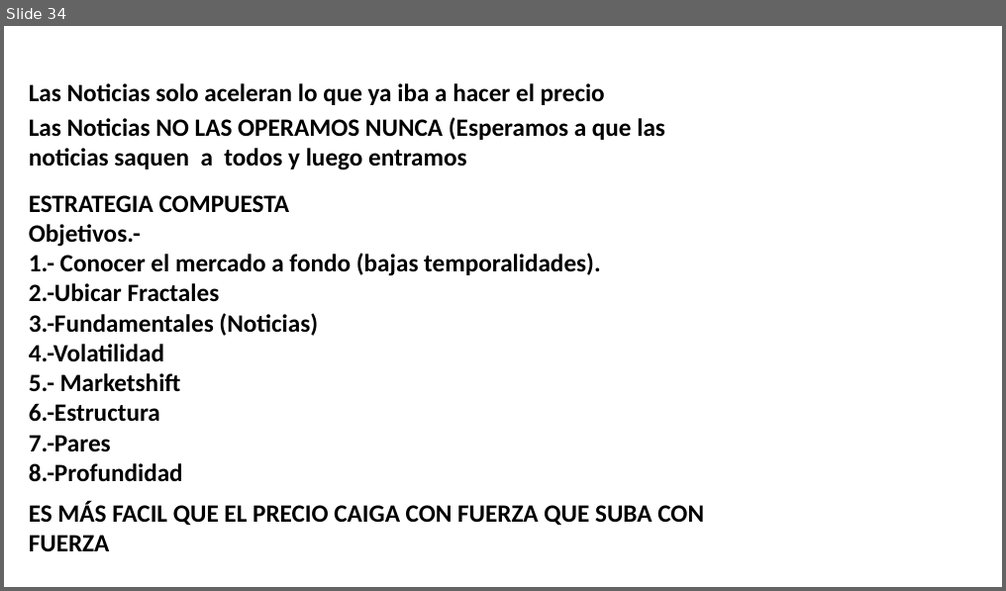
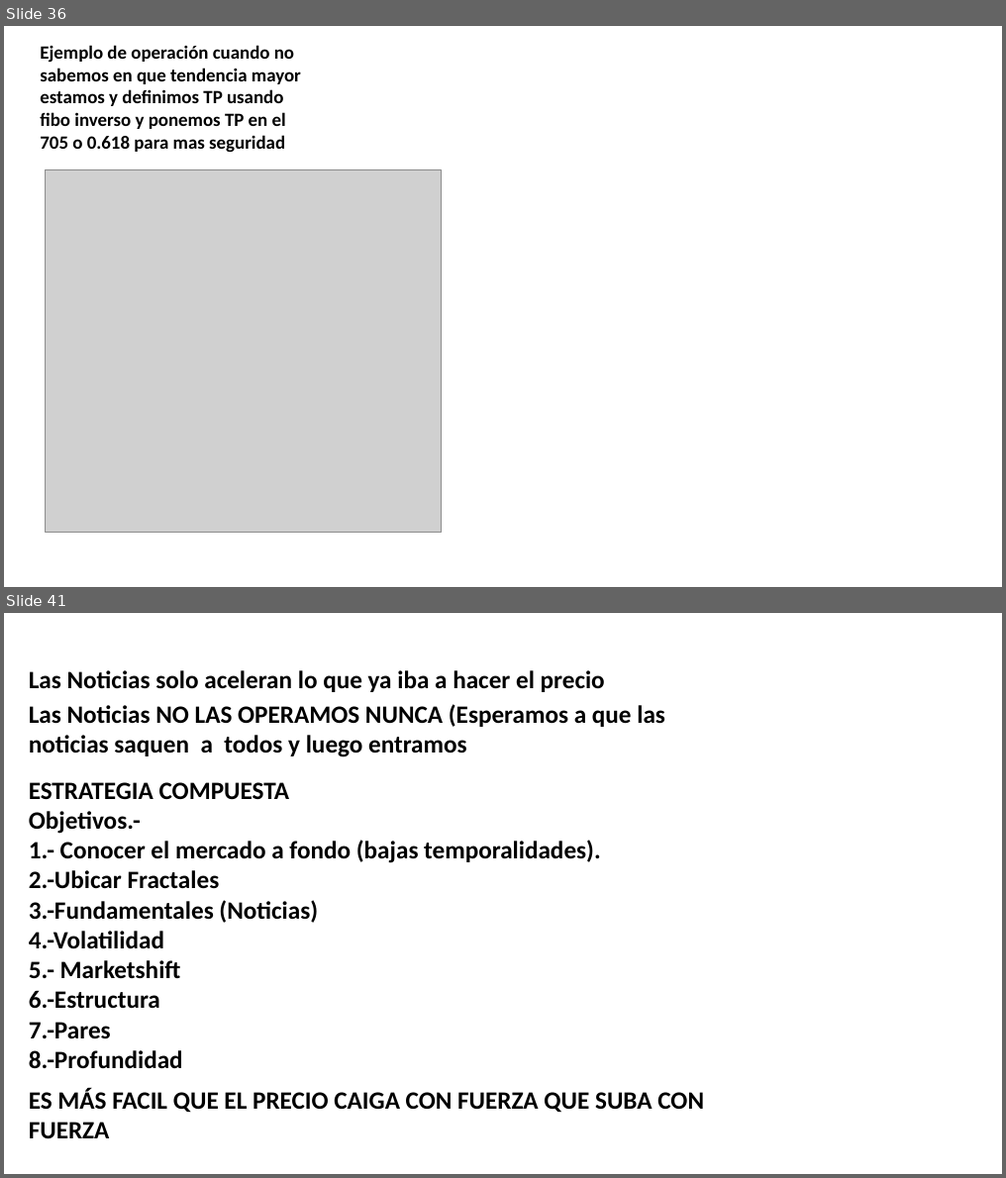
Before and after one commit to Edd1eware/Yields_Academy, a slide deck: Manual_YIELDS_ACADEMY.pptx. Shown one above the other, each under a label of ours: slide 34 before the commit, slides 36 and 41 after it; the slides between them are not shown. The pictures are 1006x591 and 1006x1178 pixels, drawn with LibreOffice and Linux fonts; fonts in the diff are those of the drawing; grey boxes stand for pictures. Boxes give left, top, right and bottom in pixels: in the first picture for what was removed or moved away, otherwise in the second. Text is boxed around its words. In the diff, an @@ line names an element or a change of style, - is before the commit and + after.

Commit message:
fibonacci ejemplos

```diff
--- a/Manual_YIELDS_ACADEMY.pptx
+++ b/Manual_YIELDS_ACADEMY.pptx
@@ slide 36 added at <box>4,26,1002,587</box>, background #FFFFFF @@
@@ text added at <box>40,45,301,153</box>, 18 pt, text #000000, bold @@
+Ejemplo de operación cuando no sabemos en que tendencia mayor estamos y definimos TP usando fibo inverso y ponemos TP en el 705 o 0.618 para mas seguridad
@@ picture added at <box>46,170,442,533</box> @@
@@ what was slide 34 is now slide 41 @@
```
Also in this commit, not shown: 1 slide changed, 6 other slides added.
